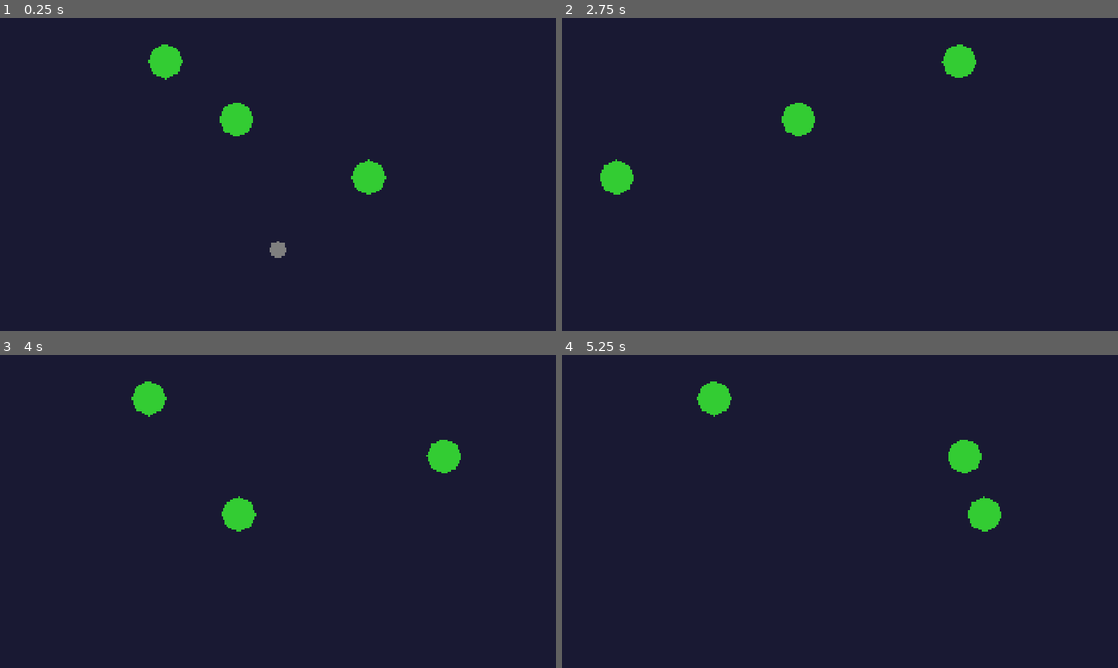
Above: before the commit, frames 1-4 (two rows, left to right).
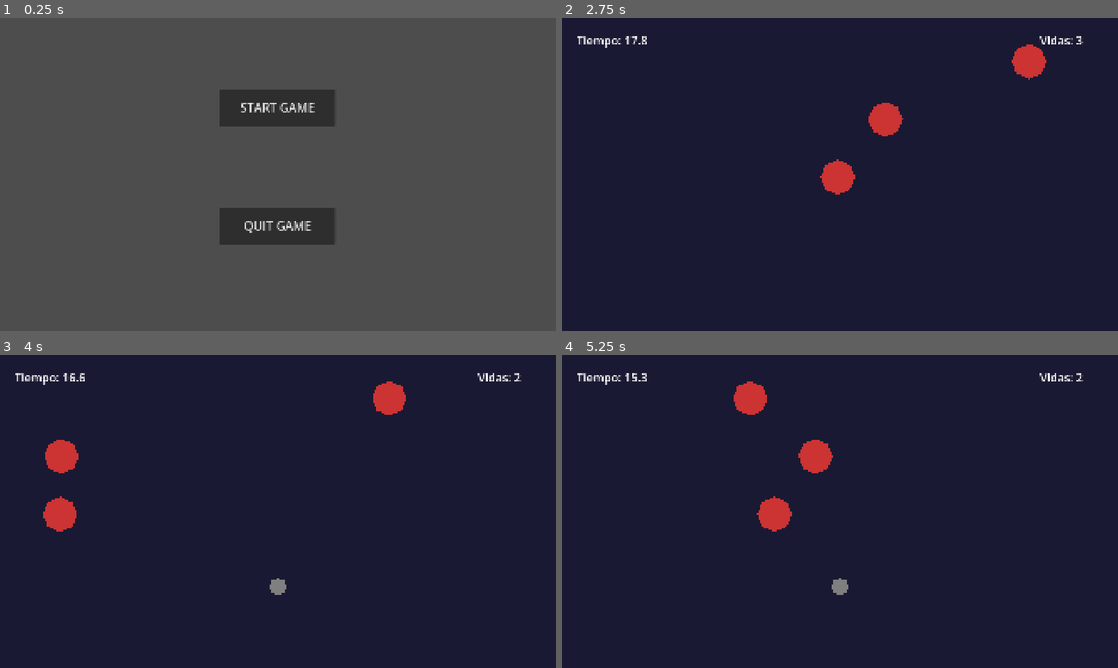
Above: after the commit, the same moments.

Repository: saangosu/BREAK-THE-WORLD-unisabana-gamejam-2026
Game: Godot game, scene res://scenes/main_scene.tscn
Same seed, same stepped clock (60 frames per second), same inputs: the game is played once before the commit and once after it. Before the commit the project starts from res://scenes/minigame_2/minigame_2.tscn.
Inputs (mouse positions are in pixels of both pictures, inside the frame that each line leads up to):
- Up to frame 1 (0.25 s): no input
- Up to frame 2 (2.75 s): click (840, 108) at 0.5 s, where only the run after the commit has a clickable "START GAME"; drag from (840, 249) to (895, 105) at 1.27 s; drag from (728, 190) to (812, 237) at 2.02 s
- Up to frame 3 (4 s): move the mouse to (333, 442) at 2.77 s; press the mouse at (333, 442) at 2.78 s; release the mouse at (333, 442) at 3.5 s; drag from (250, 574) to (111, 464) at 3.52 s
- Up to frame 4 (5.25 s): move the mouse to (1006, 558) at 4.27 s; press the mouse at (1006, 558) at 4.28 s; release the mouse at (1006, 558) at 5 s; drag from (673, 464) to (756, 433) at 5.02 s

The runs differ from the first frame. In frame 1, 96% of the frame differs, in the area x 0-100%, y 0-100%; in frame 2, 3.2%; in frame 3, 3.3%; in frame 4, 3.4%.

Commit message:
corrections minigame 3 done!

Diff:
--- a/Breaking News THE UNIVERSE/project.godot
+++ b/Breaking News THE UNIVERSE/project.godot
@@ -11,7 +11,7 @@
 [application]
 
 config/name="Breaking News: THE UNIVERSE"
-run/main_scene="res://scenes/minigame_2/minigame_2.tscn"
+run/main_scene="res://scenes/main_scene.tscn"
 config/features=PackedStringArray("4.6", "GL Compatibility")
 config/icon="res://icon.svg"
 
--- a/Breaking News THE UNIVERSE/scripts/asteroid.gd
+++ b/Breaking News THE UNIVERSE/scripts/asteroid.gd
@@ -2,6 +2,7 @@
 
 signal asteroid_launched
 signal asteroid_destroyed
+signal hit_planet
 
 var dragging = false
 var start_pos = Vector2()
@@ -46,6 +47,7 @@
 func _on_body_entered(body):
 	if body.has_method("take_damage"):
 		body.take_damage()
+		emit_signal("hit_planet")
 	emit_signal("asteroid_destroyed")
 	queue_free()
 
--- a/Breaking News THE UNIVERSE/scripts/eggs/eggs_minigame.gd
+++ b/Breaking News THE UNIVERSE/scripts/eggs/eggs_minigame.gd
@@ -1,8 +1,5 @@
-extends Node2D
+extends Minigame
 class_name EggsLevel
-
-# signals
-signal completed
 
 # OnReadies
 @onready var egg_1 = $Egg1
@@ -16,8 +13,16 @@
 var level_score = 0
 var eggs : Array = []
 
+var current_time = 20.0
+var game_over = false
+
+var timer_label: Label
+var lives_label: Label
+var status_label: Label
+
 # built in
 func _ready() -> void:
+	setup_ui()
 	eggs.insert(0, egg_1)
 	eggs.insert(1, egg_2)
 	eggs.insert(2, egg_3)
@@ -25,13 +30,63 @@
 		eggs[egg].cracked.connect(increase_score)
 		eggs[egg].selected.connect(egg_selected)
 
+func setup_ui():
+	var canvas = CanvasLayer.new()
+	add_child(canvas)
+
+	timer_label = Label.new()
+	timer_label.position = Vector2(50, 50)
+	timer_label.add_theme_font_size_override("font_size", 40)
+	canvas.add_child(timer_label)
+
+	lives_label = Label.new()
+	lives_label.position = Vector2(1650, 50)
+	lives_label.add_theme_font_size_override("font_size", 40)
+	var gm = get_parent()
+	if "current_lives" in gm:
+		lives_label.text = "Vidas: %d" % gm.current_lives
+	else:
+		lives_label.text = "Vidas: 3"
+	canvas.add_child(lives_label)
+
+	status_label = Label.new()
+	status_label.position = Vector2(0, 500)
+	status_label.size = Vector2(1920, 200)
+	status_label.horizontal_alignment = HORIZONTAL_ALIGNMENT_CENTER
+	status_label.add_theme_font_size_override("font_size", 100)
+	status_label.text = ""
+	canvas.add_child(status_label)
+
+func _process(delta):
+	if game_over:
+		return
+
+	current_time -= delta
+	if current_time <= 0:
+		current_time = 0
+		timer_label.text = "Tiempo: %.1f" % current_time
+		win_game("¡SE ACABÓ EL TIEMPO!")
+
+	timer_label.text = "Tiempo: %.1f" % current_time
+
 # functions
 func egg_selected(selected : bool, selected_egg : String) -> void:
 	for egg in eggs.size():
-		eggs[egg].switch_can_select(!selected, selected_egg)
+		if is_instance_valid(eggs[egg]):
+			eggs[egg].switch_can_select(!selected, selected_egg)
 
 func increase_score() -> void:
+	emit_signal("point_scored")
 	level_score += 1
 	print('new score: ', level_score)
 	if level_score == winning_goal:
-		completed.emit()
+		win_game("¡NIVEL COMPLETADO!")
+
+func win_game(reason: String):
+	if game_over: return
+	game_over = true
+	status_label.text = reason
+	status_label.modulate = Color(0, 1, 0) # Verde
+
+	await get_tree().create_timer(2.0).timeout
+	emit_signal("completed")
--- a/Breaking News THE UNIVERSE/scripts/game_manager.gd
+++ b/Breaking News THE UNIVERSE/scripts/game_manager.gd
@@ -10,7 +10,7 @@
 @onready var current_scene = $CurrentScene
 
 # dictionaries
-var levels := ["res://scenes/eggs/eggs.tscn"]
+var levels := ["res://scenes/eggs/eggs.tscn", "res://scenes/minigame_2/minigame_2.tscn"]
 var user_interfaces := {"main_menu" : "res://scenes/main_menu.tscn"}
 
 # arrays
@@ -20,6 +20,7 @@
 var current_lives : int
 var current_time : float
 var current_score : int
+var unplayed_levels : Array
 
 # built_in
 func _ready() -> void:
@@ -34,22 +35,76 @@
 
 func load_main_menu() -> void:
 	var new_scene : PackedScene = load(user_interfaces["main_menu"])
-	current_scene.queue_free()
+	if current_scene:
+		current_scene.queue_free()
 	current_scene = new_scene.instantiate()
-	current_signals.insert(0, current_scene.start_game)
-	current_signals.insert(1, current_scene.quit)
+
+	current_signals.clear()
+	current_signals.append(current_scene.start_game)
+	current_signals.append(current_scene.quit)
 	current_signals[0].connect(start_game)
 	current_signals[1].connect(quit)
-	get_tree().current_scene.add_child(current_scene)
+
+	add_child(current_scene)
 
 func select_minigame() -> void:
-	var game_index = randi_range(0, levels.size() - 1)
+	if unplayed_levels.is_empty():
+		show_final_score()
+		return
 
+	var game_index = randi_range(0, unplayed_levels.size() - 1)
+	var minigame_scene = load(unplayed_levels[game_index])
+	unplayed_levels.remove_at(game_index)
+
+	if current_scene:
+		current_scene.queue_free()
+
+	current_scene = minigame_scene.instantiate()
+
+	# Detectamos si es un Minigame y conectamos sus señales
+	if current_scene is Minigame:
+		current_scene.completed.connect(_on_minigame_completed)
+		current_scene.lost.connect(_on_minigame_lost)
+		if current_scene.has_signal("point_scored"):
+			current_scene.point_scored.connect(_on_minigame_point_scored)
+
+	add_child(current_scene)
+
+func show_final_score() -> void:
+	if current_scene:
+		current_scene.queue_free()
+		current_scene = null
+
+	var canvas = CanvasLayer.new()
+	add_child(canvas)
+	current_scene = canvas # Assign canvas to current_scene so it gets cleaned up later
+
+	var label = Label.new()
+	# The score can be much higher than the number of levels now
+	label.text = "¡JUEGO TERMINADO!\n\nPlanetas Rotos: " + str(current_score)
+	label.horizontal_alignment = HORIZONTAL_ALIGNMENT_CENTER
+	label.vertical_alignment = VERTICAL_ALIGNMENT_CENTER
+	label.add_theme_font_size_override("font_size", 100)
+	label.size = Vector2(1920, 1080)
+	canvas.add_child(label)
+
+	await get_tree().create_timer(4.0).timeout
+	load_main_menu()
+
+func _on_minigame_point_scored():
+	current_score += 1
+
+func _on_minigame_completed():
+	select_minigame()
+
+func _on_minigame_lost():
+	load_main_menu()
 
 func start_game() -> void:
 	current_lives = 3
 	current_time = max_time
 	current_score = 0
+	unplayed_levels = levels.duplicate()
 	select_minigame()
 
 func quit() -> void:
--- a/Breaking News THE UNIVERSE/scripts/minigame_2_manager.gd
+++ b/Breaking News THE UNIVERSE/scripts/minigame_2_manager.gd
@@ -8,8 +8,19 @@
 @onready var planet_container = $PlanetContainer
 
 var current_asteroid = null
+var current_time = 20.0
+var lives = 3
+var planets_to_destroy = 3
+var game_over = false
+var hit_something = false
+
+var timer_label: Label
+var lives_label: Label
+var status_label: Label
 
 func _ready():
+	setup_ui()
+
 	# Centro inferior de la pantalla (1920x1080)
 	spawn_point.position = Vector2(960, 800)
 	spawn_asteroid()
@@ -19,22 +30,73 @@
 	spawn_planet(Vector2(960, 350))
 	spawn_planet(Vector2(1400, 550))
 
+func setup_ui():
+	var canvas = CanvasLayer.new()
+	add_child(canvas)
+
+	timer_label = Label.new()
+	timer_label.position = Vector2(50, 50)
+	timer_label.add_theme_font_size_override("font_size", 40)
+	canvas.add_child(timer_label)
+
+	lives_label = Label.new()
+	lives_label.position = Vector2(1650, 50)
+	lives_label.add_theme_font_size_override("font_size", 40)
+	canvas.add_child(lives_label)
+
+	status_label = Label.new()
+	status_label.position = Vector2(0, 500)
+	status_label.size = Vector2(1920, 200)
+	status_label.horizontal_alignment = HORIZONTAL_ALIGNMENT_CENTER
+	status_label.add_theme_font_size_override("font_size", 100)
+	status_label.text = ""
+	canvas.add_child(status_label)
+
+func _process(delta):
+	if game_over:
+		return
+
+	current_time -= delta
+	if current_time <= 0:
+		current_time = 0
+		timer_label.text = "Tiempo: %.1f" % current_time
+		win_game("¡SE ACABÓ EL TIEMPO!")
+
+	timer_label.text = "Tiempo: %.1f" % current_time
+	lives_label.text = "Vidas: %d" % lives
+
 func spawn_asteroid():
+	if game_over: return
+
+	hit_something = false
 	current_asteroid = asteroid_scene.instantiate()
 	current_asteroid.global_position = spawn_point.global_position
 	current_asteroid.asteroid_launched.connect(_on_asteroid_launched)
 	current_asteroid.asteroid_destroyed.connect(_on_asteroid_destroyed)
+	current_asteroid.hit_planet.connect(_on_hit_planet)
 	add_child(current_asteroid)
 
 func _on_asteroid_launched():
-	await get_tree().create_timer(4.0).timeout
-	if is_instance_valid(current_asteroid):
-		current_asteroid.queue_free()
-		spawn_asteroid()
+	var launched_asteroid = current_asteroid
+	await get_tree().create_timer(1.5).timeout
+	if is_instance_valid(launched_asteroid) and not game_over:
+		launched_asteroid.emit_signal("asteroid_destroyed")
+		launched_asteroid.queue_free()
+
+func _on_hit_planet():
+	hit_something = true
 
 func _on_asteroid_destroyed():
-	if is_instance_valid(current_asteroid):
-		current_asteroid.queue_free()
+	if game_over: return
+
+	if not hit_something:
+		lives -= 1
+		lives_label.text = "Vidas: %d" % lives
+		if lives <= 0:
+			lose_game("¡SIN VIDAS!")
+			return
+
+	# If we hit something, or we still have lives, spawn another
 	spawn_asteroid()
 
 func spawn_planet(pos: Vector2):
@@ -44,6 +106,37 @@
 	planet_container.add_child(planet)
 
 func _on_planet_destroyed(pos: Vector2):
+	emit_signal("point_scored")
 	var bh = black_hole_scene.instantiate()
 	bh.global_position = pos
 	add_child(bh)
+
+	planets_to_destroy -= 1
+	if planets_to_destroy <= 0:
+		win_game("¡NIVEL COMPLETADO!")
+
+func win_game(reason: String):
+	game_over = true
+	status_label.text = reason
+	status_label.modulate = Color(0, 1, 0) # Verde
+
+	if is_instance_valid(current_asteroid):
+		current_asteroid.queue_free()
+	for p in get_tree().get_nodes_in_group("planet"):
+		p.move_speed = 0
+
+	await get_tree().create_timer(2.0).timeout
+	emit_signal("completed")
+
+func lose_game(reason: String):
+	game_over = true
+	status_label.text = reason
+	status_label.modulate = Color(1, 0, 0) # Rojo
+
+	if is_instance_valid(current_asteroid):
+		current_asteroid.queue_free()
+	for p in get_tree().get_nodes_in_group("planet"):
+		p.move_speed = 0
+
+	await get_tree().create_timer(2.0).timeout
+	emit_signal("lost")
--- a/Breaking News THE UNIVERSE/scripts/minigame_base.gd
+++ b/Breaking News THE UNIVERSE/scripts/minigame_base.gd
@@ -3,3 +3,4 @@
 
 signal completed
 signal lost
+signal point_scored
--- a/Breaking News THE UNIVERSE/scripts/planet.gd
+++ b/Breaking News THE UNIVERSE/scripts/planet.gd
@@ -2,8 +2,8 @@
 
 signal planet_destroyed(pos)
 
-var max_hp = 5
-var current_hp = 5
+var max_hp = 1
+var current_hp = 1
 var move_speed = 200.0
 var direction = 1
 
